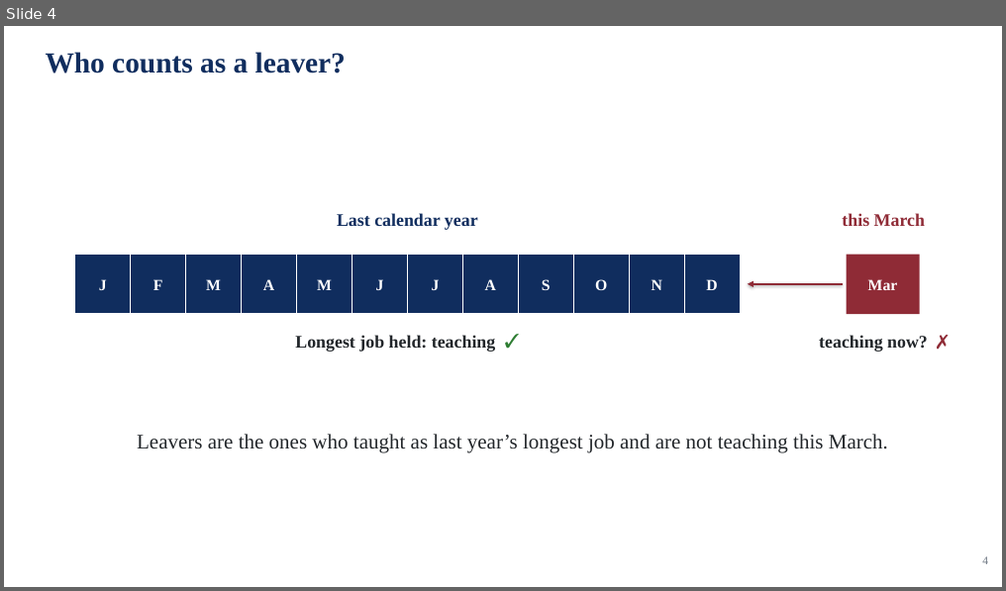
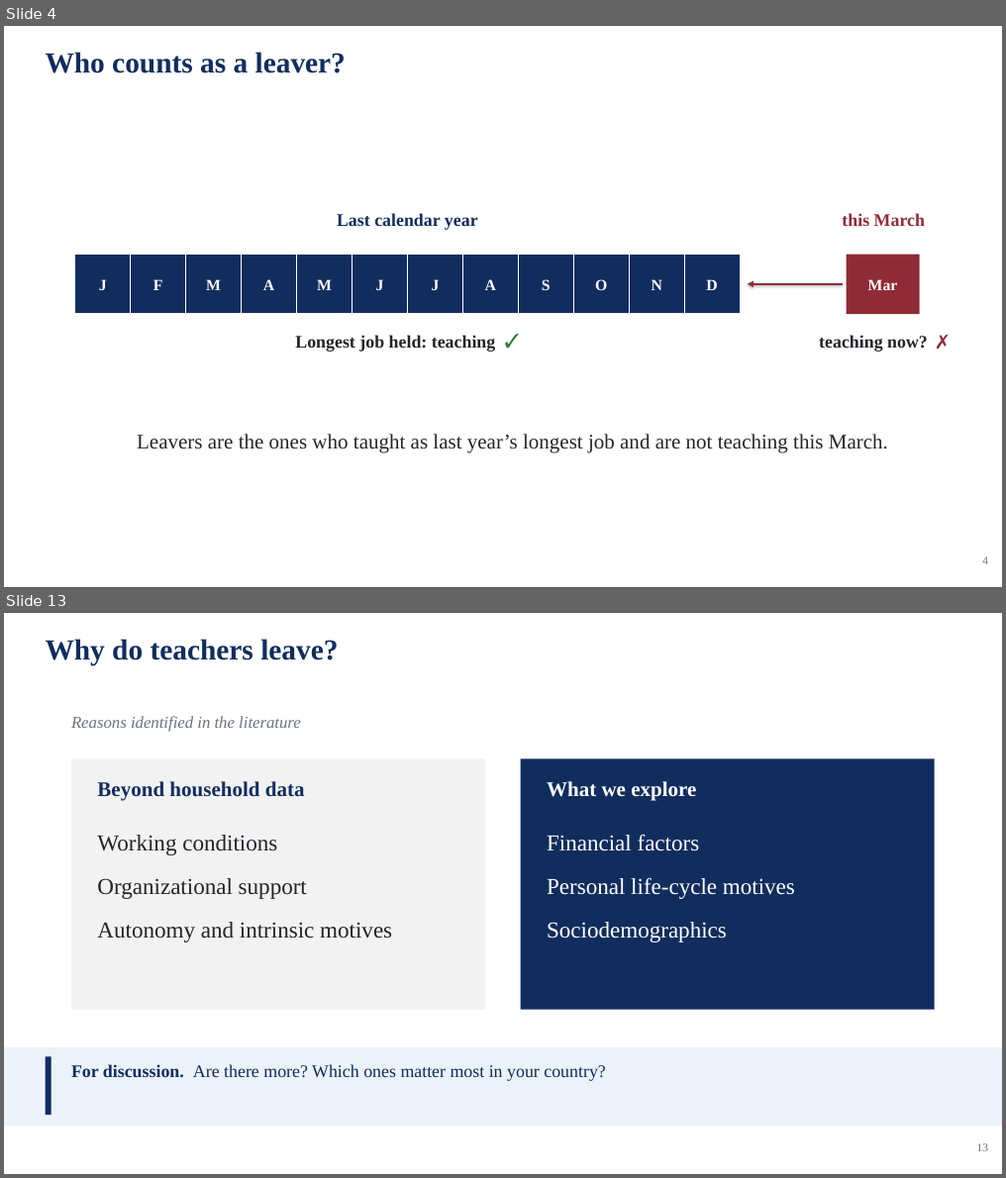
Before and after one commit to jedr1-ship-it/Alternative-Pathways----Quant, a slide deck: report/data_cluster/Proyect_US_policy.pptx. Shown one above the other, each under a label of ours: slide 4 before the commit, slides 4 and 13 after it; the slides between them are not shown. The pictures are 1006x591 and 1006x1178 pixels, drawn with LibreOffice and Linux fonts; fonts in the diff are those of the drawing. Boxes give left, top, right and bottom in pixels: in the first picture for what was removed or moved away, otherwise in the second. Text is boxed around its words. In the diff, an @@ line names an element or a change of style, - is before the commit and + after.

```diff
--- a/report/data_cluster/Proyect_US_policy.pptx
+++ b/report/data_cluster/Proyect_US_policy.pptx
@@ slide 13 added at [4, 613, 1002, 1174], background #FFFFFF @@
@@ text added at [46, 639, 338, 665], 28 pt, text #102D5E, bold @@
+Why do teachers leave?
@@ text added at [71, 716, 301, 732], 16 pt, text #6B7480, italic @@
+Reasons identified in the literature
@@ rectangle added at [71, 759, 485, 1010], fill #F2F2F2 @@
@@ rectangle added at [521, 759, 935, 1010], fill #102D5E @@
@@ text added at [97, 781, 305, 800], 20 pt, text #102D5E, bold @@
+Beyond household data
@@ text added at [547, 781, 696, 800], 20 pt, text #FFFFFF, bold @@
+What we explore
@@ text added at [97, 835, 392, 943], 22 pt, text #212529 @@
+Working conditions
+Organizational support
+Autonomy and intrinsic motives
@@ text added at [547, 834, 795, 943], 22 pt, text #FFFFFF @@
+Financial factors
+Personal life-cycle motives
+Sociodemographics
@@ rectangle added at [4, 1048, 1002, 1127], fill #ECF2F9 @@
@@ rectangle added at [46, 1057, 52, 1115], fill #102D5E @@
@@ text added at [71, 1064, 605, 1081], 17 pt, text #102D5E @@
+For discussion. Are there more? Which ones matter most in your country?
@@ text added at [977, 1144, 989, 1152], 11 pt, text #6B7480 @@
+13
```
Also in this commit, not shown: 15 slides changed, 1 other file.
